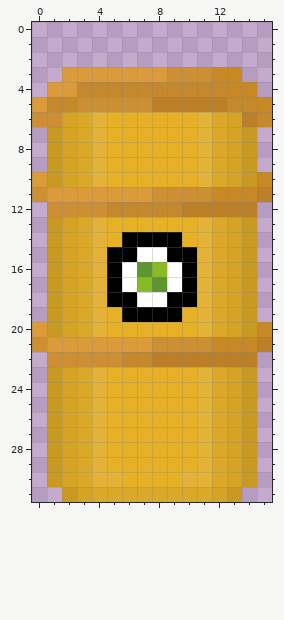
A pixel-art sprite gets an edit: Assets/Art/Environment/fabrik textur/toxic waste barrel.png. The first picture shows the starting point.
The file is 16x32 pixels. Colours within 5 levels of each other are drawn and written as one.
And afterwards:
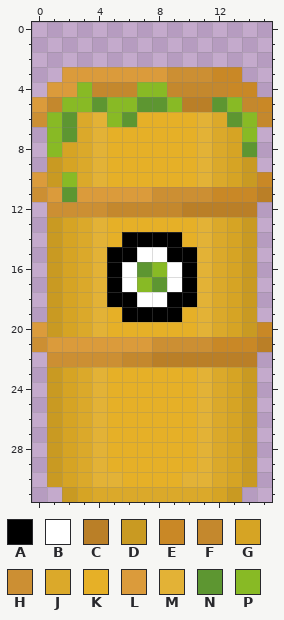
Palette (. is transparent): A #000000  B #ffffff  C #ba7f27  D #c99a22  E #c98826  F #c4882d  G #d6a424  H #cc8f33  J #dba92a  K #e6b027  L #db9b3b  M #e3b236  N #5d9631  P #88ba25
Commit message: -game title - kista -toxic barrel
Change:
@@ x 0..15 @@
  3 ..LLLLLLLHHHEE..
- 4 .LLFFFFFFFFFFEE.
- 5 LFFHHHHHCCCCCFFE
- 6 HHGJMKKKKKKMJGCF
- 7 .DGJMKKKKKKMJGD.
- 8 .DGJMKKKKKKMJGD.
+ 4 .LLPFFFPPFFFFEE.
+ 5 LFPPNPPNNPCCNPFE
+ 6 HPNJMPNKKKKMJNPF
+ 7 .PNJMKKKKKKMJGP.
+ 8 .PGJMKKKKKKMJGN.
  9 .DGJMKKKKKKMJGD.
-10 LDGJMKKKKKKMJGDE
-11 HLLLLLLLHHHHEEEC
+10 LDPJMKKKKKKMJGDE
+11 HLNLLLLLHHHHEEEC
 12 .HHHHFFFFFCCCCC.
Boxes around the changes in both pictures, in picture pixels (x1, y1, x2, y2):
changed: (47, 82, 257, 202)
